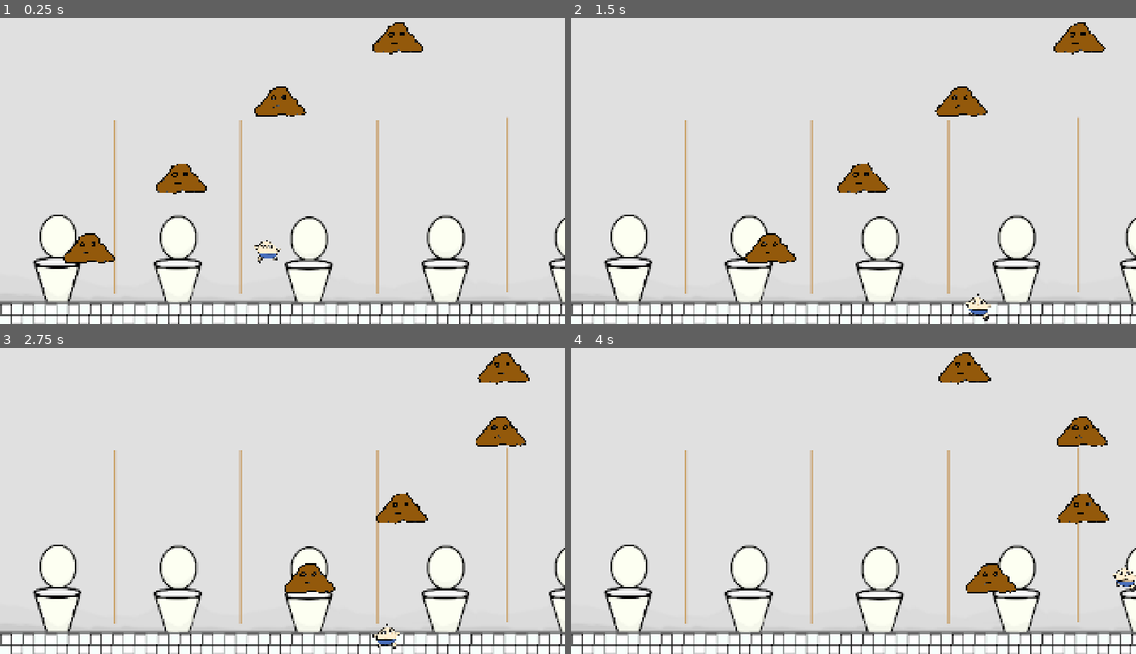
Above: before the commit, frames 1-4 (two rows, left to right).
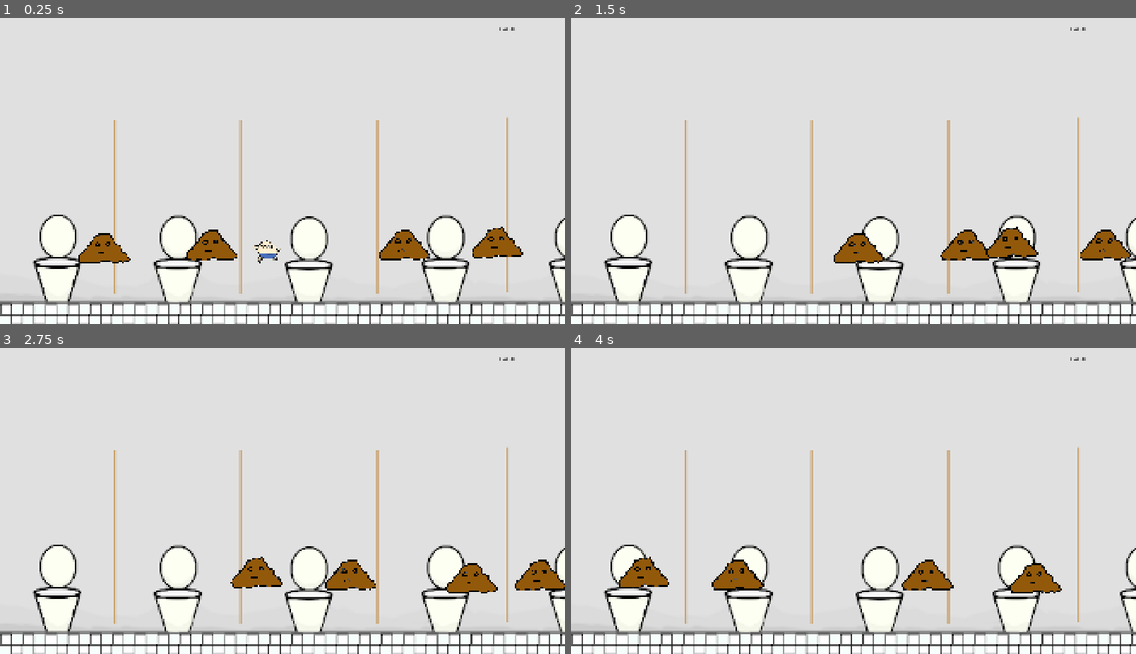
Above: after the commit, the same moments.

Repository: Jayscoobi33/Poo-game
Game: Godot game, scene res://Scenes/main-background.tscn
Same seed, same stepped clock (60 frames per second), same inputs: the game is played once before the commit and once after it.
Inputs:
- Up to frame 1 (0.25 s): no input
- Up to frame 2 (1.5 s): tap Enter (ui_accept) at 0.5, 0.6, 0.77, 1.07, 1.35 s; hold Right (ui_right) from 0.53 s (still down)
- Up to frame 3 (2.75 s): tap Enter (ui_accept) at 1.52, 1.82, 2.1 s; release Right (ui_right) at 2.03 s; hold Left (ui_left) from 2.03 s (still down)
- Up to frame 4 (4 s): release Left (ui_left) at 2.78 s; hold Right (ui_right) from 2.78 s (still down); tap Enter (ui_accept) at 2.85, 3.02, 3.32, 3.6, 3.77 s

The runs differ from the first frame. In frame 1, 4.2% of the frame differs, in the area x 11-93%, y 1-81%; in frame 2, 4.9%, in the area x 30-100%, y 1-100%; in frame 3, 4.9%; in frame 4, 4.9%.

Commit message:
Score, eliminations, deaths in progress

Diff:
--- a/poo-game/Scenes/character_body_2d.tscn
+++ b/poo-game/Scenes/character_body_2d.tscn
@@ -1,8 +1,9 @@
-[gd_scene load_steps=8 format=3 uid="uid://bj1xsavstda31"]
+[gd_scene load_steps=9 format=3 uid="uid://bj1xsavstda31"]
 
 [ext_resource type="Texture2D" uid="uid://cp10xd58q4kyv" path="res://Assets/sprites/poo-boy-frame1.png" id="1_f50pn"]
-[ext_resource type="Script" uid="uid://dish1kimthb8g" path="res://player.gd" id="1_ij6vw"]
+[ext_resource type="Script" uid="uid://dish1kimthb8g" path="res://Scripts/player.gd" id="1_ij6vw"]
 [ext_resource type="AudioStream" uid="uid://bx4knttcljnw" path="res://Assets/Audio/Lego Yoda Death Sound.mp3" id="3_it8n0"]
+[ext_resource type="AudioStream" uid="uid://b87w672s23vlo" path="res://Assets/Audio/deathSound1.mp3" id="4_gbyq6"]
 
 [sub_resource type="AtlasTexture" id="AtlasTexture_ij6vw"]
 atlas = ExtResource("1_f50pn")
@@ -27,7 +28,7 @@
 }]
 
 [sub_resource type="CircleShape2D" id="CircleShape2D_f50pn"]
-radius = 26.3059
+radius = 31.0161
 
 [node name="Player" type="CharacterBody2D"]
 script = ExtResource("1_ij6vw")
@@ -39,8 +40,31 @@
 autoplay = "run"
 
 [node name="CollisionShape2D" type="CollisionShape2D" parent="."]
-position = Vector2(5, -47)
+position = Vector2(1, -50)
 shape = SubResource("CircleShape2D_f50pn")
 
-[node name="Jump" type="AudioStreamPlayer2D" parent="."]
+[node name="RayCastDown" type="RayCast2D" parent="."]
+z_index = 1
+position = Vector2(0, -49)
+target_position = Vector2(0, 34)
+
+[node name="jump" type="AudioStreamPlayer2D" parent="."]
 stream = ExtResource("3_it8n0")
+
+[node name="killSound" type="AudioStreamPlayer2D" parent="."]
+stream = ExtResource("4_gbyq6")
+
+[node name="RayCastRight" type="RayCast2D" parent="."]
+z_index = 1
+position = Vector2(1, -51)
+target_position = Vector2(33, 0)
+
+[node name="RayCastLeft" type="RayCast2D" parent="."]
+z_index = 1
+position = Vector2(0, -51)
+target_position = Vector2(-31, 0)
+
+[node name="RayCastUp" type="RayCast2D" parent="."]
+z_index = 1
+position = Vector2(0, -49)
+target_position = Vector2(0, -34)
--- a/poo-game/Scenes/main-background.tscn
+++ b/poo-game/Scenes/main-background.tscn
@@ -1,8 +1,11 @@
-[gd_scene load_steps=7 format=3 uid="uid://cuml62c5wnfy5"]
+[gd_scene load_steps=10 format=3 uid="uid://cuml62c5wnfy5"]
 
 [ext_resource type="PackedScene" uid="uid://db48sqf4fhhrr" path="res://Scenes/test-poo.tscn" id="1_eaxsd"]
+[ext_resource type="Script" uid="uid://bq22yudhsi304" path="res://Scripts/game_manager.gd" id="1_r2g3p"]
 [ext_resource type="Texture2D" uid="uid://jyepea6mbaii" path="res://Assets/backgrounds/toilets.png" id="2_873dq"]
+[ext_resource type="Script" uid="uid://b1bgtqe7tk3wg" path="res://Scripts/background.gd" id="2_dj5li"]
 [ext_resource type="PackedScene" uid="uid://bj1xsavstda31" path="res://Scenes/character_body_2d.tscn" id="3_7rfvc"]
+[ext_resource type="AudioStream" uid="uid://bhkbhqqexx2v0" path="res://Assets/Audio/Gunther - Ding Dong Song.mp3" id="3_oo45x"]
 
 [sub_resource type="WorldBoundaryShape2D" id="WorldBoundaryShape2D_eaxsd"]
 distance = 98.0
@@ -14,6 +17,25 @@
 [node name="Background" type="Node2D"]
 position = Vector2(380, -880)
 
+[node name="GameManager" type="Node" parent="."]
+unique_name_in_owner = true
+script = ExtResource("1_r2g3p")
+
+[node name="background" type="Sprite2D" parent="."]
+position = Vector2(580, 1420)
+texture = ExtResource("2_873dq")
+script = ExtResource("2_dj5li")
+
+[node name="AudioStreamPlayer2D" type="AudioStreamPlayer2D" parent="background"]
+stream = ExtResource("3_oo45x")
+
+[node name="Player" parent="." instance=ExtResource("3_7rfvc")]
+position = Vector2(527, 1669)
+
+[node name="Camera2D" type="Camera2D" parent="."]
+position = Vector2(-380, 880)
+anchor_mode = 0
+
 [node name="StaticBody2D" type="StaticBody2D" parent="."]
 z_index = 1
 position = Vector2(455, 1765)
@@ -21,17 +43,6 @@
 [node name="bottom boundary" type="CollisionShape2D" parent="StaticBody2D"]
 position = Vector2(-835, 261)
 shape = SubResource("WorldBoundaryShape2D_eaxsd")
-
-[node name="Sprite2D" type="Sprite2D" parent="."]
-position = Vector2(580, 1420)
-texture = ExtResource("2_873dq")
-
-[node name="Player" parent="." instance=ExtResource("3_7rfvc")]
-position = Vector2(527, 1669)
-
-[node name="Camera2D" type="Camera2D" parent="."]
-position = Vector2(-380, 880)
-anchor_mode = 0
 
 [node name="StaticBody2D2" type="StaticBody2D" parent="."]
 
@@ -51,10 +62,17 @@
 position = Vector2(-154, 1754)
 
 [node name="test-poo2" parent="." instance=ExtResource("1_eaxsd")]
-position = Vector2(159, 1516)
+position = Vector2(213, 1745)
 
 [node name="test-poo3" parent="." instance=ExtResource("1_eaxsd")]
-position = Vector2(495, 1255)
+position = Vector2(868, 1743)
 
 [node name="test-poo4" parent="." instance=ExtResource("1_eaxsd")]
-position = Vector2(895, 1039)
+position = Vector2(1183, 1735)
+
+[node name="score" type="Label" parent="."]
+offset_left = 1314.0
+offset_top = 940.0
+offset_right = 1480.0
+offset_bottom = 993.0
+theme_override_colors/font_color = Color(0, 0, 0, 1)
--- a/poo-game/Scenes/test-poo.tscn
+++ b/poo-game/Scenes/test-poo.tscn
@@ -3,9 +3,8 @@
 [ext_resource type="Script" uid="uid://d2u7n3dklap3n" path="res://Scripts/test_poo.gd" id="1_i6vh3"]
 [ext_resource type="Texture2D" uid="uid://c272j7gj5scqd" path="res://Assets/sprites/poo-1.png" id="1_utbu7"]
 
-[sub_resource type="CapsuleShape2D" id="CapsuleShape2D_i6vh3"]
-radius = 34.0
-height = 122.0
+[sub_resource type="RectangleShape2D" id="RectangleShape2D_i6vh3"]
+size = Vector2(31.5003, 156)
 
 [node name="test-poo" type="CharacterBody2D"]
 script = ExtResource("1_i6vh3")
@@ -15,6 +14,6 @@
 texture = ExtResource("1_utbu7")
 
 [node name="CollisionShape2D" type="CollisionShape2D" parent="."]
-position = Vector2(-1, -43)
+position = Vector2(-4.31538e-05, -27.2501)
 rotation = 1.5708
-shape = SubResource("CapsuleShape2D_i6vh3")
+shape = SubResource("RectangleShape2D_i6vh3")
--- /dev/null
+++ b/poo-game/Scripts/background.gd
@@ -0,0 +1,13 @@
+extends Sprite2D
+
+@onready var audio_stream_player_2d: AudioStreamPlayer2D = $AudioStreamPlayer2D
+
+# Called when the node enters the scene tree for the first time.
+func _ready() -> void:
+	audio_stream_player_2d.play()
+	pass # Replace with function body.
+
+
+# Called every frame. 'delta' is the elapsed time since the previous frame.
+func _process(delta: float) -> void:
+	pass
--- /dev/null
+++ b/poo-game/Scripts/game_manager.gd
@@ -0,0 +1,12 @@
+extends Node
+
+@onready var scoreText: Label = $"../score"
+
+var score = 0
+# Called when the node enters the scene tree for the first time.
+func _ready() -> void:
+	scoreText.text = "SCORE:"
+
+func add_point():
+	score += 1
+	scoreText.text = "SCORE: " + str(score)
--- /dev/null
+++ b/poo-game/Scripts/player.gd
@@ -0,0 +1,53 @@
+extends CharacterBody2D
+
+@onready var animated_sprite_2d: AnimatedSprite2D = $AnimatedSprite2D
+@onready var jump: AudioStreamPlayer2D = $jump
+@onready var ray_cast_right: RayCast2D = $RayCastRight
+@onready var ray_cast_left: RayCast2D = $RayCastLeft
+@onready var ray_cast_up: RayCast2D = $RayCastUp
+@onready var ray_cast_down: RayCast2D = $RayCastDown
+@onready var game_manager: Node = %GameManager
+@onready var kill_sound: AudioStreamPlayer2D = $killSound
+
+const SPEED = 700
+const JUMP_VELOCITY = -1200
+
+
+func _physics_process(delta: float) -> void:
+	# Add the gravity.
+	if not is_on_floor():
+		velocity += get_gravity() * delta + Vector2(0, 30)
+
+	if ray_cast_down.is_colliding() && global_position.y < 1030:
+		velocity.y = JUMP_VELOCITY
+		var collision = ray_cast_down.get_collider()
+		for i in range(collision.points):
+			game_manager.add_point()
+		kill_sound.play()
+		collision.queue_free()
+		pass
+
+	if ray_cast_left.is_colliding() || ray_cast_right.is_colliding() || ray_cast_up.is_colliding():
+		queue_free()
+
+	# Handle jump.
+	if Input.is_action_just_pressed("ui_accept") and is_on_floor():
+		velocity.y = JUMP_VELOCITY
+		jump.play()
+
+	# Get the input direction and handle the movement/deceleration.
+	# As good practice, you should replace UI actions with custom gameplay actions.
+	var direction = Input.get_axis("ui_left", "ui_right")
+
+	# Flip the Sprite
+	if direction > 0:
+		animated_sprite_2d.flip_h = false
+	elif direction < 0:
+		animated_sprite_2d.flip_h = true
+
+	if direction:
+		velocity.x = direction * SPEED
+	else:
+		velocity.x = move_toward(velocity.x, 0, SPEED)
+
+	move_and_slide()
--- a/poo-game/Scripts/test_poo.gd
+++ b/poo-game/Scripts/test_poo.gd
@@ -1,20 +1,26 @@
 extends CharacterBody2D
 
+@onready var death_sound_poo_1: AudioStreamPlayer2D = $DeathSoundPoo1
+
 var direction = 1
+var speed = 500
+var points = 100
+
 # Called when the node enters the scene tree for the first time.
 func _ready() -> void:
-	pass # Replace with function body.
+	pass
 
 # Called every frame. 'delta' is the elapsed time since the previous frame.
 func _process(delta: float) -> void:
+
 	if global_position.x > 1900:
 		direction = 0
 	elif global_position.x < 20:
 		direction = 1
 
 	if direction == 1:
-		position.x += 5
+		position.x += speed * delta
 	else:
-		position.x -= 5
+		position.x -= speed * delta
 
 	pass
--- a/poo-game/player.gd
+++ /dev/null
@@ -1,35 +0,0 @@
-extends CharacterBody2D
-
-@onready var animated_sprite_2d: AnimatedSprite2D = $AnimatedSprite2D
-@onready var jump: AudioStreamPlayer2D = $Jump
-
-const SPEED = 500
-const JUMP_VELOCITY = -1200
-
-
-func _physics_process(delta: float) -> void:
-	# Add the gravity.
-	if not is_on_floor():
-		velocity += get_gravity() * delta + Vector2(0, 30)
-
-	# Handle jump.
-	if Input.is_action_just_pressed("ui_accept") and is_on_floor():
-		velocity.y = JUMP_VELOCITY
-		jump.play()
-
-	# Get the input direction and handle the movement/deceleration.
-	# As good practice, you should replace UI actions with custom gameplay actions.
-	var direction := Input.get_axis("ui_left", "ui_right")
-
-	# Flip the Sprite
-	if direction > 0:
-		animated_sprite_2d.flip_h = false
-	elif direction < 0:
-		animated_sprite_2d.flip_h = true
-
-	if direction:
-		velocity.x = direction * SPEED
-	else:
-		velocity.x = move_toward(velocity.x, 0, SPEED)
-
-	move_and_slide()
Not shown, added: poo-game/Assets/Audio/Gunther - Ding Dong Song.mp3.import
Not shown, added: poo-game/Assets/Audio/deathSound1.mp3.import
Not shown, added: poo-game/Scripts/background.gd.uid
Not shown, added: poo-game/Scripts/game_manager.gd.uid
Renamed: poo-game/player.gd.uid -> poo-game/Scripts/player.gd.uid
Not shown, added: poo-game/Assets/Audio/Gunther - Ding Dong Song.mp3
Not shown, added: poo-game/Assets/Audio/deathSound1.mp3
